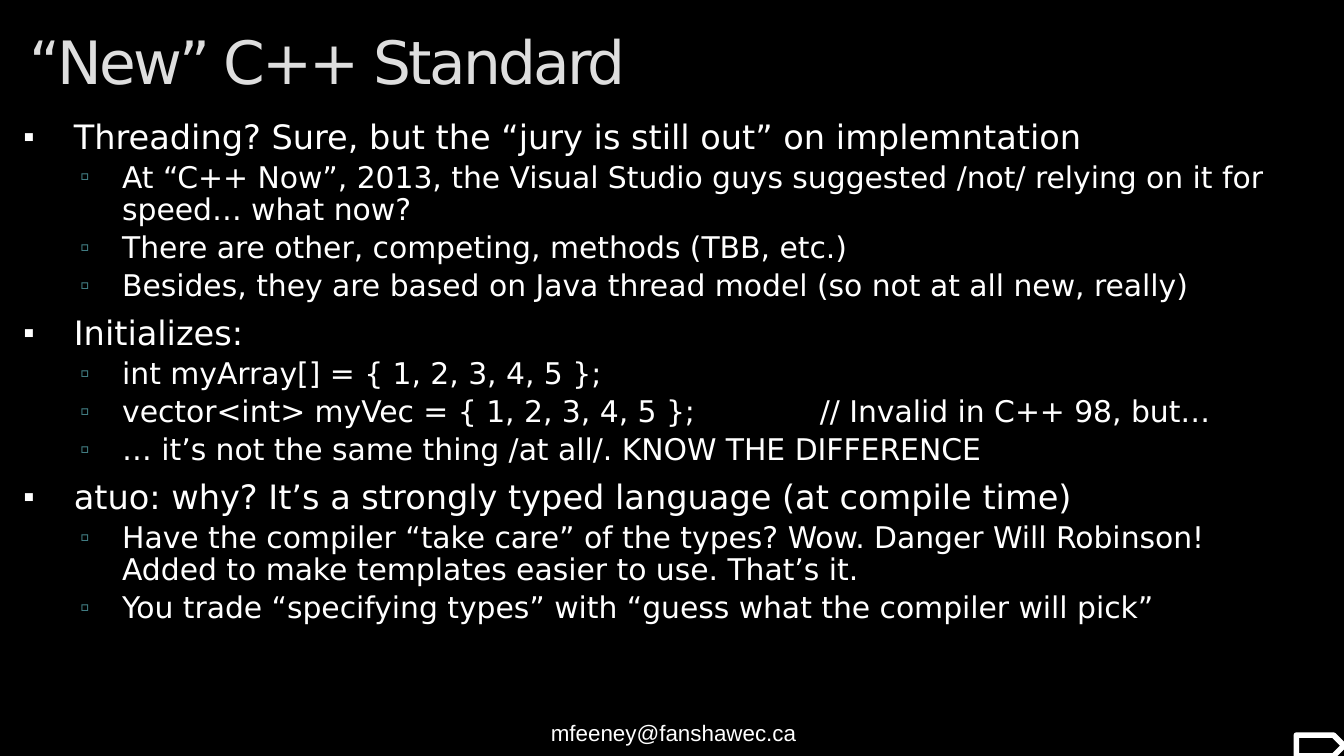
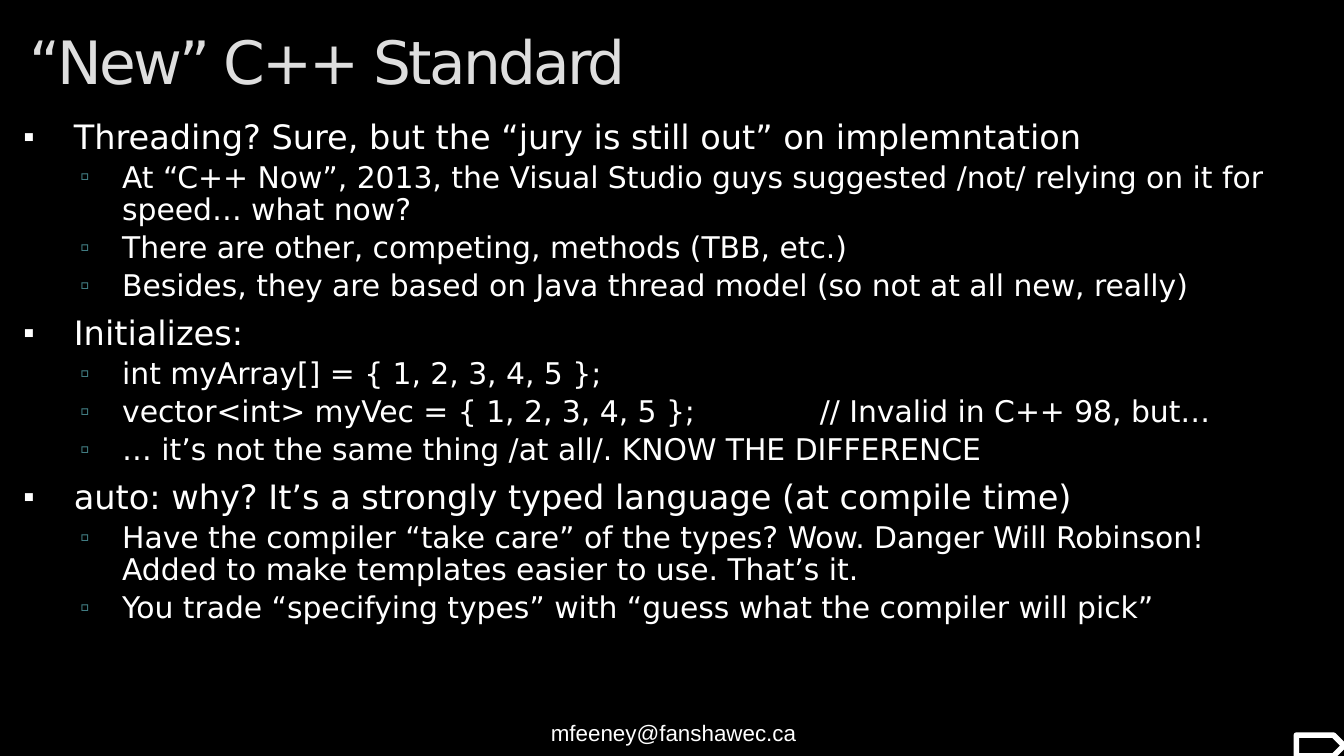
Before and after one commit to FeeneyCodes/INFO3111S22, a slide deck: slide 26 of Day2Day/Day_1 (Tues, June 27th, 2022)/INFO3111S22_W01_Course_Intro (long and boring PPT).pptx. Drawn at 1344x756 pixels with LibreOffice and Linux fonts; fonts in the diff are those of the drawing. Boxes give left, top, right and bottom in pixels: in the first picture for what was removed or moved away, otherwise in the second. Text is boxed around its words. In the diff, an @@ line names an element or a change of style, - is before the commit and + after.

```diff
--- a/Day2Day/Day_1 (Tues, June 27th, 2022)/INFO3111S22_W01_Course_Intro (long and boring PPT).pptx
+++ b/Day2Day/Day_1 (Tues, June 27th, 2022)/INFO3111S22_W01_Course_Intro (long and boring PPT).pptx
@@ text at (74,483,1072,516): text changed @@
-▪ atuo: why? It’s a strongly typed language (at compile time)
+▪ auto: why? It’s a strongly typed language (at compile time)
```
Also in this commit, not shown: 3 other slides changed, 3 slides added, 1 slide removed.
